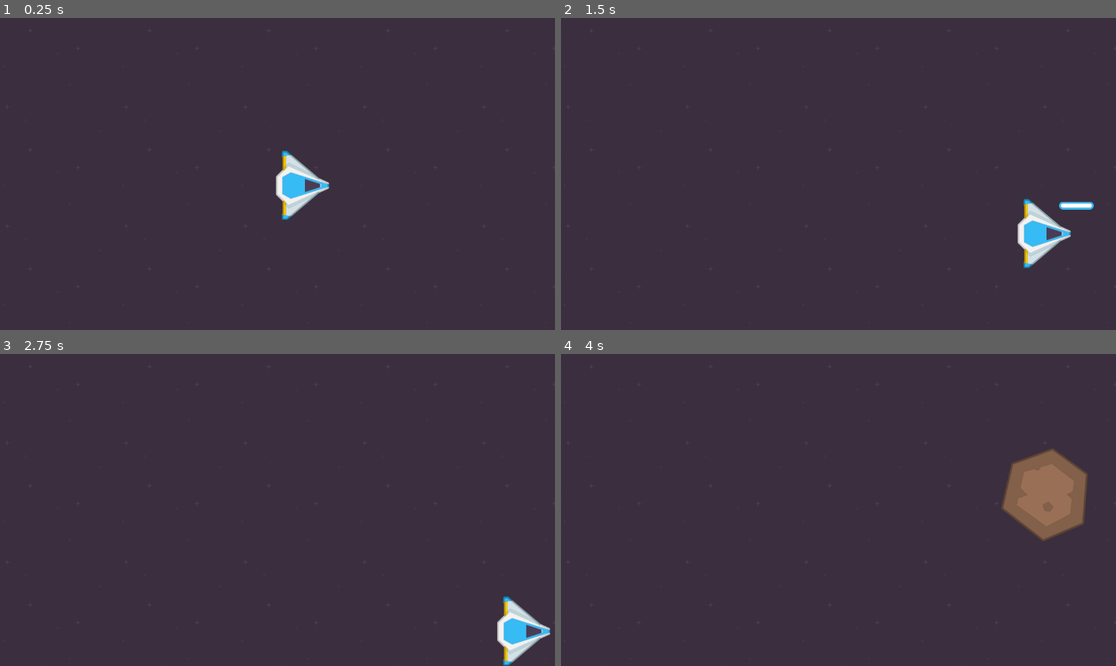
Above: before the commit, frames 1-4 (two rows, left to right).
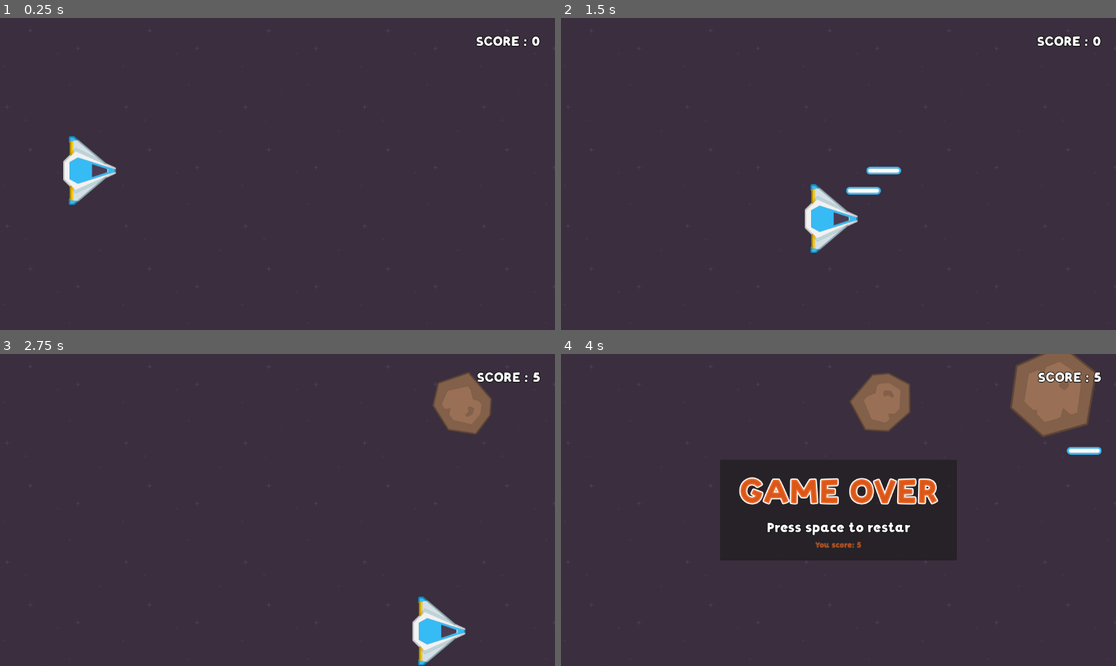
Above: after the commit, the same moments.

Repository: Sergiodevelopersk8/godotcurso2
Game: Godot game, scene res://scenes/main/main.tscn
Two runs of this game, one before a commit and one after it. Both use one fixed random seed, a clock stepped at 60 frames per second and the inputs below.
Inputs:
- Up to frame 1 (0.25 s): no input
- Up to frame 2 (1.5 s): tap Enter at 0.5 s; hold Right (right) 0.53-1.28 s; tap Space (shoot) at 0.6, 1.35 s; hold Down (down) from 1.28 s (still down)
- Up to frame 3 (2.75 s): release Down (down) at 2.03 s; hold Right (right) from 2.03 s (still down); tap Space (shoot) at 2.1 s
- Up to frame 4 (4 s): release Right (right) at 2.78 s; hold W (up) 2.78-3.53 s; tap Space (shoot) at 2.85, 3.6 s; hold Left (left) from 3.53 s (still down)

The runs differ from the first frame. In frame 1, 2.4% of the frame differs, in the area x 11-98%, y 5-65%; in frame 2, 2.9%; in frame 3, 3.9%; in frame 4, 11%, in the area x 28-98%, y 0-67%.

Commit message:
video 64

Diff:
--- /dev/null
+++ b/asteroid-shooter/Autoloads/game_manager.gd
@@ -0,0 +1,23 @@
+extends Node
+
+var score = 0
+var is_game_over = false
+
+
+
+func _process(delta):
+	if is_game_over and Input.is_action_just_pressed("shoot"):
+		restar_game()
+
+func restar_game():
+	get_tree().reload_current_scene()
+	score = 0
+	is_game_over = false
+
+
+func add_score(points):
+	if not is_game_over:
+		score += points
+
+func set_is_game_over(value):
+	is_game_over = value
--- a/asteroid-shooter/project.godot
+++ b/asteroid-shooter/project.godot
@@ -14,6 +14,10 @@
 run/main_scene="uid://4wnlkbfwv5hp"
 config/features=PackedStringArray("4.5", "Mobile")
 config/icon="res://icon.svg"
+
+[autoload]
+
+GameManager="*res://Autoloads/game_manager.gd"
 
 [global_group]
 
--- /dev/null
+++ b/asteroid-shooter/resources/zyzol_orange_70.tres
@@ -0,0 +1,9 @@
+[gd_resource type="LabelSettings" load_steps=2 format=3 uid="uid://ddsgw5lebhytc"]
+
+[ext_resource type="FontFile" uid="uid://cpidrqs36gqk0" path="res://assets/fonts/Zyzol.otf" id="1_5j72w"]
+
+[resource]
+font = ExtResource("1_5j72w")
+font_size = 70
+font_color = Color(0.93333334, 0.36862746, 0.09019608, 0.89411765)
+outline_size = 10
--- /dev/null
+++ b/asteroid-shooter/resources/zyzol_white_28.tres
@@ -0,0 +1,9 @@
+[gd_resource type="LabelSettings" load_steps=2 format=3 uid="uid://bx32n18b8l8w6"]
+
+[ext_resource type="FontFile" uid="uid://cpidrqs36gqk0" path="res://assets/fonts/Zyzol.otf" id="1_3jjuw"]
+
+[resource]
+font = ExtResource("1_3jjuw")
+font_size = 28
+outline_size = 5
+outline_color = Color(0.017732391, 0.017732391, 0.01773239, 1)
--- a/asteroid-shooter/scenes/Player/player.gd
+++ b/asteroid-shooter/scenes/Player/player.gd
@@ -1,17 +1,20 @@
 extends CharacterBody2D
+class_name Player
 
-class_name Player
 @onready var player: CharacterBody2D = $"."
 @export var speed = 500.0
 @onready var sprite_nave: Sprite2D = $Sprite2D
+#instanciar la escena del laser
 @export var laser_scene:PackedScene
+#movimientos del player
 var y_input
 var x_input
 
 
 
+func _physics_process(delta) :
+	if GameManager.is_game_over: return
 
-func _physics_process(delta) :
 	player_move(x_input,y_input)
 	player_shoot()
 
@@ -29,12 +32,16 @@
 func create_laser():
 	#guarda la instancia de la escena de laser
 	var laser_instance = laser_scene.instantiate()
+	#lo agrega a la escena pero no como el hijo del nodo raiz
 	add_sibling(laser_instance)
-
+	#obtiene la poscicion de la nave para que el laser
+	#salga de la nave no importa donde se mueva la nave
 	laser_instance.position = position
 
 
 
 func _on_detection_area_area_entered(area: Area2D) -> void:
+	#elimino la nave si esta colisiona con el asteroide
 	if area.is_in_group("asteroides"):
+		GameManager.set_is_game_over(true)
 		queue_free()
--- /dev/null
+++ b/asteroid-shooter/scenes/UI/GameOver/game_over_ui.gd
@@ -0,0 +1,10 @@
+extends Control
+class_name  GameOver
+
+@onready var final_score_label: Label = %FinalScoreLabel
+
+func _process(delta: float) -> void:
+	#si el la funciond del gameover es true muestra la pantalla
+	if GameManager.is_game_over:
+		visible = true
+		final_score_label.text = "You score: " + str(GameManager.score)
--- /dev/null
+++ b/asteroid-shooter/scenes/UI/GameOver/game_over_ui.tscn
@@ -0,0 +1,63 @@
+[gd_scene load_steps=6 format=3 uid="uid://bw2gg2ro0b6x3"]
+
+[ext_resource type="Script" uid="uid://4s8cq5qpftb7" path="res://scenes/UI/GameOver/game_over_ui.gd" id="1_7pu5w"]
+[ext_resource type="LabelSettings" uid="uid://ddsgw5lebhytc" path="res://resources/zyzol_orange_70.tres" id="1_b25x1"]
+[ext_resource type="LabelSettings" uid="uid://bx32n18b8l8w6" path="res://resources/zyzol_white_28.tres" id="2_swrcr"]
+[ext_resource type="FontFile" uid="uid://cpidrqs36gqk0" path="res://assets/fonts/Zyzol.otf" id="3_pt2rs"]
+
+[sub_resource type="LabelSettings" id="LabelSettings_7pu5w"]
+font = ExtResource("3_pt2rs")
+font_color = Color(0.85490197, 0.34901962, 0.09803922, 0.80784315)
+outline_size = 5
+outline_color = Color(0.19793737, 0.19793719, 0.19793734, 1)
+
+[node name="GameOverUI" type="Control"]
+layout_mode = 3
+anchors_preset = 15
+anchor_right = 1.0
+anchor_bottom = 1.0
+grow_horizontal = 2
+grow_vertical = 2
+script = ExtResource("1_7pu5w")
+
+[node name="PanelContainer" type="PanelContainer" parent="."]
+layout_mode = 1
+anchors_preset = 8
+anchor_left = 0.5
+anchor_top = 0.5
+anchor_right = 0.5
+anchor_bottom = 0.5
+offset_left = -20.0
+offset_top = -20.0
+offset_right = 20.0
+offset_bottom = 20.0
+grow_horizontal = 2
+grow_vertical = 2
+
+[node name="MarginContainer" type="MarginContainer" parent="PanelContainer"]
+layout_mode = 2
+theme_override_constants/margin_left = 40
+theme_override_constants/margin_top = 20
+theme_override_constants/margin_right = 40
+theme_override_constants/margin_bottom = 20
+
+[node name="VBoxContainer" type="VBoxContainer" parent="PanelContainer/MarginContainer"]
+layout_mode = 2
+
+[node name="GameOverLabel" type="Label" parent="PanelContainer/MarginContainer/VBoxContainer"]
+layout_mode = 2
+text = "GAME OVER"
+label_settings = ExtResource("1_b25x1")
+
+[node name="PressSpaceLabel" type="Label" parent="PanelContainer/MarginContainer/VBoxContainer"]
+layout_mode = 2
+text = "Press space to restar"
+label_settings = ExtResource("2_swrcr")
+horizontal_alignment = 1
+
+[node name="FinalScoreLabel" type="Label" parent="PanelContainer/MarginContainer/VBoxContainer"]
+unique_name_in_owner = true
+layout_mode = 2
+text = "Your score: 1000"
+label_settings = SubResource("LabelSettings_7pu5w")
+horizontal_alignment = 1
--- /dev/null
+++ b/asteroid-shooter/scenes/UI/HUD/hud.tscn
@@ -0,0 +1,32 @@
+[gd_scene load_steps=3 format=3 uid="uid://xkx7crbufw3b"]
+
+[ext_resource type="LabelSettings" uid="uid://bx32n18b8l8w6" path="res://resources/zyzol_white_28.tres" id="1_5f3yu"]
+[ext_resource type="Script" uid="uid://c7ky67tvgki0w" path="res://scenes/UI/HUD/score_label.gd" id="2_76m5x"]
+
+[node name="HUD" type="Control"]
+layout_mode = 3
+anchors_preset = 15
+anchor_right = 1.0
+anchor_bottom = 1.0
+grow_horizontal = 2
+grow_vertical = 2
+
+[node name="MarginContainer" type="MarginContainer" parent="."]
+layout_mode = 1
+anchors_preset = 15
+anchor_right = 1.0
+anchor_bottom = 1.0
+grow_horizontal = 2
+grow_vertical = 2
+theme_override_constants/margin_left = 30
+theme_override_constants/margin_top = 30
+theme_override_constants/margin_right = 30
+theme_override_constants/margin_bottom = 30
+
+[node name="ScoreLabel" type="Label" parent="MarginContainer"]
+layout_mode = 2
+size_flags_horizontal = 8
+size_flags_vertical = 0
+text = "SCORE : 0"
+label_settings = ExtResource("1_5f3yu")
+script = ExtResource("2_76m5x")
--- /dev/null
+++ b/asteroid-shooter/scenes/UI/HUD/score_label.gd
@@ -0,0 +1,5 @@
+extends Label
+
+
+func _process(delta: float) -> void:
+	text ="SCORE : " + str(GameManager.score)
--- a/asteroid-shooter/scenes/asteroids/asteroid.gd
+++ b/asteroid-shooter/scenes/asteroids/asteroid.gd
@@ -1,15 +1,18 @@
 extends Area2D
 class_name Asteroid
+#exporta en el inspector para poner el valor
 @export var min_speed:float
 @export var max_speed:float
 @export var min_rotation_speed:float
 @export var max_rotation_speed:float
+@export var points : int
 var random_speed
 var random_rotation_speed
 
-
 func _ready():
+	#random de la velocidad de los asteroides
 	random_speed = randf_range(min_speed,max_speed)
+	#random del giro de los asteroides
 	random_rotation_speed = randf_range(min_rotation_speed,max_rotation_speed)
 
 
@@ -20,8 +23,13 @@
 
 
 func _on_area_entered(area: Area2D) -> void:
+	#guarda la referencia de los grupos
 	var is_laser = area.is_in_group("laser")
 	var is_player = area.is_in_group("player")
 
+	if is_laser:
+		GameManager.add_score(points)
+
+	#si colisiona el meteorito con el laser o el player este se elimina
 	if is_player or is_laser :
 		queue_free()
--- a/asteroid-shooter/scenes/asteroids/big_asteroid.tscn
+++ b/asteroid-shooter/scenes/asteroids/big_asteroid.tscn
@@ -12,6 +12,7 @@
 max_speed = 400.0
 min_rotation_speed = -180.0
 max_rotation_speed = 180.0
+points = 5
 metadata/_edit_group_ = true
 
 [node name="Sprite2D" type="Sprite2D" parent="."]
--- a/asteroid-shooter/scenes/asteroids/medium_asteroid.tscn
+++ b/asteroid-shooter/scenes/asteroids/medium_asteroid.tscn
@@ -1,11 +1,18 @@
-[gd_scene load_steps=3 format=3 uid="uid://ddanxbxix03mn"]
+[gd_scene load_steps=4 format=3 uid="uid://ddanxbxix03mn"]
 
+[ext_resource type="Script" uid="uid://c62mwt6c0v3uc" path="res://scenes/asteroids/asteroid.gd" id="1_nnmk3"]
 [ext_resource type="Texture2D" uid="uid://cyq3illub2va7" path="res://assets/sprites/rock-medium.png" id="2_f8a32"]
 
 [sub_resource type="CircleShape2D" id="CircleShape2D_kfbcv"]
 radius = 58.0345
 
-[node name="MediumAsteroid" type="Area2D"]
+[node name="MediumAsteroid" type="Area2D" groups=["asteroides"]]
+script = ExtResource("1_nnmk3")
+min_speed = 250.0
+max_speed = 150.0
+min_rotation_speed = -180.0
+max_rotation_speed = 180.0
+points = 10
 metadata/_edit_group_ = true
 
 [node name="Sprite2D" type="Sprite2D" parent="."]
@@ -13,3 +20,5 @@
 
 [node name="CollisionShape2D" type="CollisionShape2D" parent="."]
 shape = SubResource("CircleShape2D_kfbcv")
+
+[connection signal="area_entered" from="." to="." method="_on_area_entered"]
--- a/asteroid-shooter/scenes/asteroids/small_asteroid.tscn
+++ b/asteroid-shooter/scenes/asteroids/small_asteroid.tscn
@@ -1,11 +1,18 @@
-[gd_scene load_steps=3 format=3 uid="uid://hk525qwxfdu6"]
+[gd_scene load_steps=4 format=3 uid="uid://hk525qwxfdu6"]
 
 [ext_resource type="Texture2D" uid="uid://cuhk8orspp8lq" path="res://assets/sprites/rock-small.png" id="1_ckhff"]
+[ext_resource type="Script" uid="uid://c62mwt6c0v3uc" path="res://scenes/asteroids/asteroid.gd" id="1_kfbcv"]
 
 [sub_resource type="CircleShape2D" id="CircleShape2D_ckhff"]
 radius = 36.0
 
-[node name="SmallAsteroid" type="Area2D"]
+[node name="SmallAsteroid" type="Area2D" groups=["asteroides"]]
+script = ExtResource("1_kfbcv")
+min_speed = 200.0
+max_speed = 300.0
+min_rotation_speed = -181.0
+max_rotation_speed = 180.0
+points = 15
 metadata/_edit_group_ = true
 
 [node name="Sprite2D" type="Sprite2D" parent="."]
@@ -14,3 +21,5 @@
 [node name="CollisionShape2D" type="CollisionShape2D" parent="."]
 position = Vector2(1, -3)
 shape = SubResource("CircleShape2D_ckhff")
+
+[connection signal="area_entered" from="." to="." method="_on_area_entered"]
--- a/asteroid-shooter/scenes/main/asteroid_spawner.gd
+++ b/asteroid-shooter/scenes/main/asteroid_spawner.gd
@@ -1,24 +1,28 @@
 extends Marker2D
+class_name AsteroidSpawner
 
-#instanciar la escena de asteroide grande
-
-@export var big_asteroid_scene : PackedScene
+#instanciar las escenas de los asteroides en un array
+@export var asteroids:Array[PackedScene]
 @export var min_y : float
 @export var max_y : float
 @export var destroy_asteroid_screen : float
+@onready var timer: Timer = $Timer
 
 
 
 
 func create_asteroid():
+	if GameManager.is_game_over:
+		timer.stop()
+
+	#genera alateoria del array de los asteroides
+	var random_asteroid_scene = asteroids.pick_random()
 	#se genera la instancia del asteroide
-	var big_asteroid_instance = big_asteroid_scene.instantiate()
-	add_child(big_asteroid_instance)
+	var random_asteroid_instance = random_asteroid_scene.instantiate()
+	#lo aghrega como hijo
+	add_child(random_asteroid_instance)
 	var random_y = randf_range(min_y, max_y)
-	big_asteroid_instance.global_position.y = random_y
-
-
-
+	random_asteroid_instance.global_position.y = random_y
 
 
 func destroy_Asteroid():
--- /dev/null
+++ b/asteroid-shooter/scenes/main/gameovertrigger.gd
@@ -0,0 +1,11 @@
+extends Area2D
+
+
+
+func _on_area_entered(area: Area2D) -> void:
+	var is_asteroid = area.is_in_group("asteroides")
+
+	if is_asteroid:
+
+		GameManager.set_is_game_over(true)
+		queue_free()
--- a/asteroid-shooter/scenes/main/main.tscn
+++ b/asteroid-shooter/scenes/main/main.tscn
@@ -1,12 +1,20 @@
-[gd_scene load_steps=6 format=3 uid="uid://4wnlkbfwv5hp"]
+[gd_scene load_steps=12 format=3 uid="uid://4wnlkbfwv5hp"]
 
 [ext_resource type="Texture2D" uid="uid://c3f455ou3ql7q" path="res://assets/sprites/background.png" id="1_hyk8p"]
 [ext_resource type="PackedScene" uid="uid://cxn2fonw53gio" path="res://scenes/asteroids/big_asteroid.tscn" id="2_iuonh"]
 [ext_resource type="PackedScene" uid="uid://c43bd64v0q4o8" path="res://scenes/Player/player.tscn" id="2_l3cfh"]
 [ext_resource type="Script" uid="uid://nye2vl1stxnc" path="res://scenes/main/asteroid_spawner.gd" id="3_k2fmo"]
+[ext_resource type="PackedScene" uid="uid://ddanxbxix03mn" path="res://scenes/asteroids/medium_asteroid.tscn" id="4_ow5a4"]
+[ext_resource type="PackedScene" uid="uid://hk525qwxfdu6" path="res://scenes/asteroids/small_asteroid.tscn" id="5_hujxm"]
+[ext_resource type="Script" uid="uid://ppsrtc1hes58" path="res://scenes/main/gameovertrigger.gd" id="7_b1x3f"]
+[ext_resource type="PackedScene" uid="uid://xkx7crbufw3b" path="res://scenes/UI/HUD/hud.tscn" id="7_hujxm"]
+[ext_resource type="PackedScene" uid="uid://bw2gg2ro0b6x3" path="res://scenes/UI/GameOver/game_over_ui.tscn" id="8_yyfjg"]
 
 [sub_resource type="RectangleShape2D" id="RectangleShape2D_l3cfh"]
 size = Vector2(1162, 5)
+
+[sub_resource type="RectangleShape2D" id="RectangleShape2D_yyfjg"]
+size = Vector2(67, 669.5)
 
 [node name="Main" type="Node2D"]
 
@@ -15,6 +23,7 @@
 texture = ExtResource("1_hyk8p")
 
 [node name="Player" parent="Background" instance=ExtResource("2_l3cfh")]
+position = Vector2(-442, -31)
 
 [node name="Walls" type="Node2D" parent="."]
 
@@ -58,7 +67,7 @@
 [node name="AsteroidSpawner" type="Marker2D" parent="." groups=["asteroides"]]
 position = Vector2(1366, 285)
 script = ExtResource("3_k2fmo")
-big_asteroid_scene = ExtResource("2_iuonh")
+asteroids = Array[PackedScene]([ExtResource("4_ow5a4"), ExtResource("5_hujxm"), ExtResource("2_iuonh")])
 min_y = 70.0
 max_y = 585.0
 destroy_asteroid_screen = -119.0
@@ -66,4 +75,22 @@
 [node name="Timer" type="Timer" parent="AsteroidSpawner"]
 autostart = true
 
+[node name="gameovertrigger" type="Area2D" parent="."]
+position = Vector2(-60, 0)
+script = ExtResource("7_b1x3f")
+metadata/_edit_group_ = true
+
+[node name="CollisionShape2D" type="CollisionShape2D" parent="gameovertrigger"]
+position = Vector2(-75.5, 333.25)
+shape = SubResource("RectangleShape2D_yyfjg")
+
+[node name="UILayer" type="CanvasLayer" parent="."]
+
+[node name="HUD" parent="UILayer" instance=ExtResource("7_hujxm")]
+metadata/_edit_lock_ = true
+
+[node name="GameOverUI" parent="UILayer" instance=ExtResource("8_yyfjg")]
+visible = false
+
 [connection signal="timeout" from="AsteroidSpawner/Timer" to="AsteroidSpawner" method="_on_timer_timeout"]
+[connection signal="area_entered" from="gameovertrigger" to="gameovertrigger" method="_on_area_entered"]
Not shown, added: asteroid-shooter/Autoloads/game_manager.gd.uid
Not shown, added: asteroid-shooter/scenes/UI/GameOver/game_over_ui.gd.uid
Not shown, added: asteroid-shooter/scenes/UI/HUD/score_label.gd.uid
Not shown, added: asteroid-shooter/scenes/main/gameovertrigger.gd.uid
